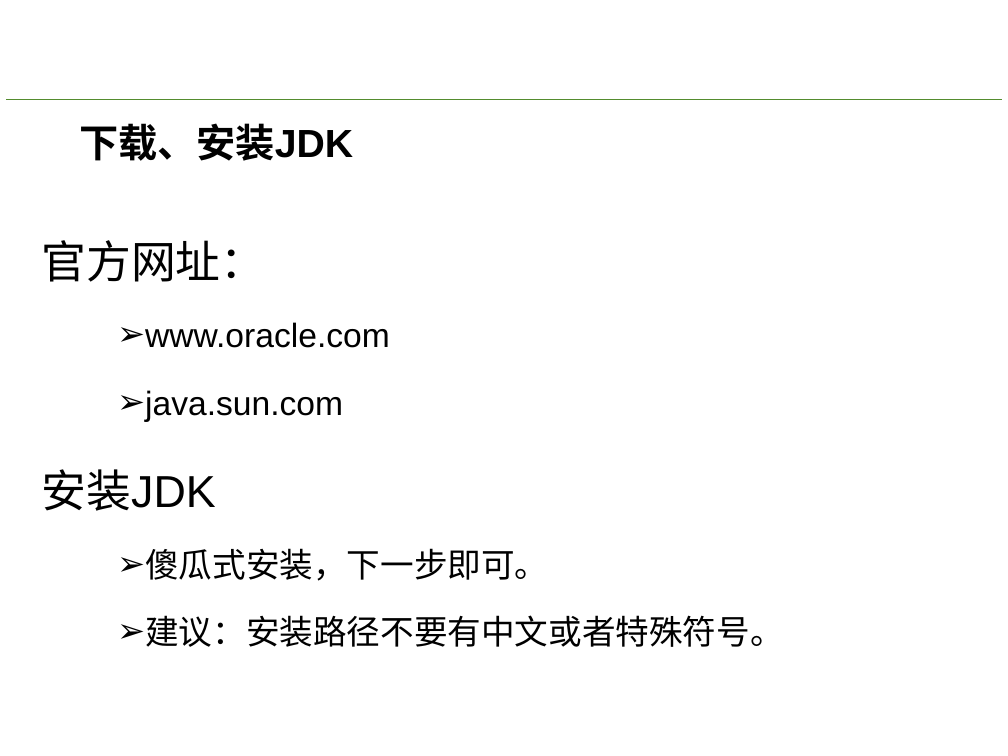
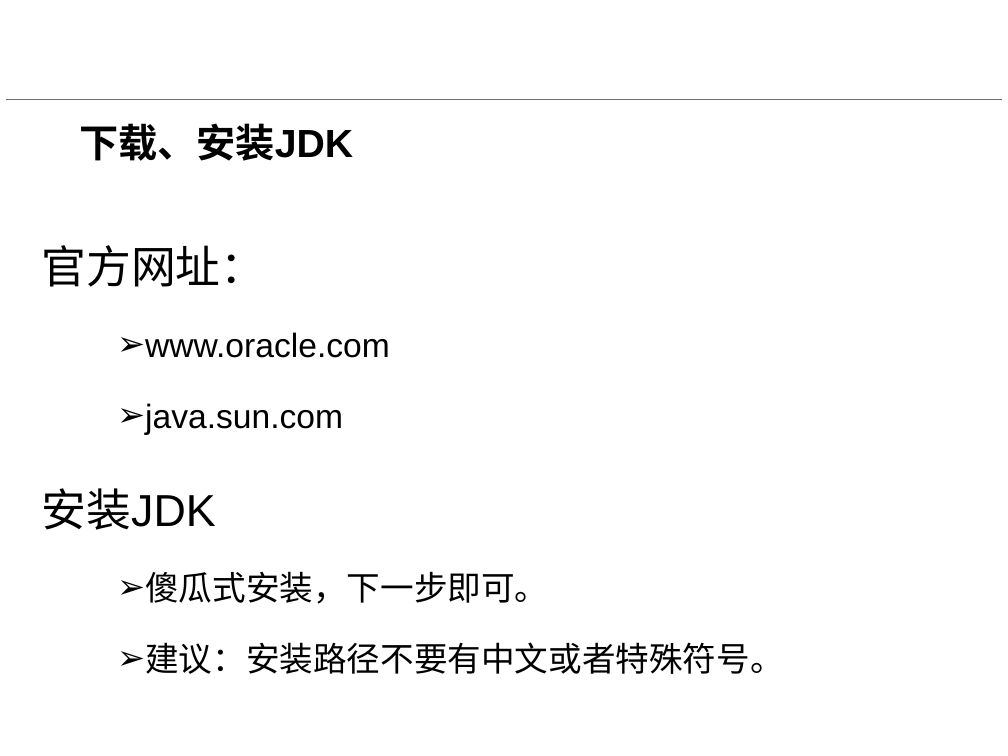
Before and after one commit to xu99873273/homework, a slide deck: slide 13 of 01.JavaSE/01.ppt/01.java语言概述和idea使用.pptx. Drawn at 1008x756 pixels with LibreOffice and Linux fonts; fonts in the diff are those of the drawing; background and template pictures are left out. Boxes give left, top, right and bottom in pixels: in the first picture for what was removed or moved away, otherwise in the second. Text is boxed around its words. In the diff, an @@ line names an element or a change of style, - is before the commit and + after.

```diff
--- a/01.JavaSE/01.ppt/01.java语言概述和idea使用.pptx
+++ b/01.JavaSE/01.ppt/01.java语言概述和idea使用.pptx
@@ text "官方网址：" at box(41, 245, 783, 674): line spacing 1.5 to 1.6 @@
```
Also in this commit, not shown: 4 other slides changed, 1 other file.
